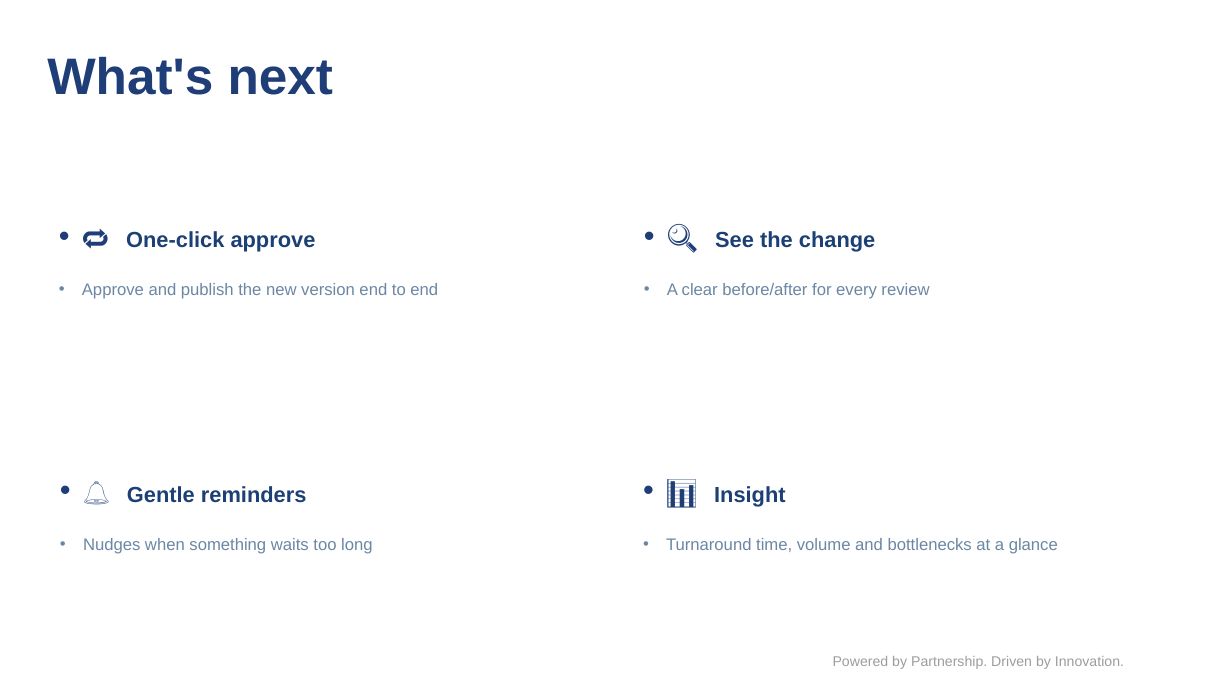
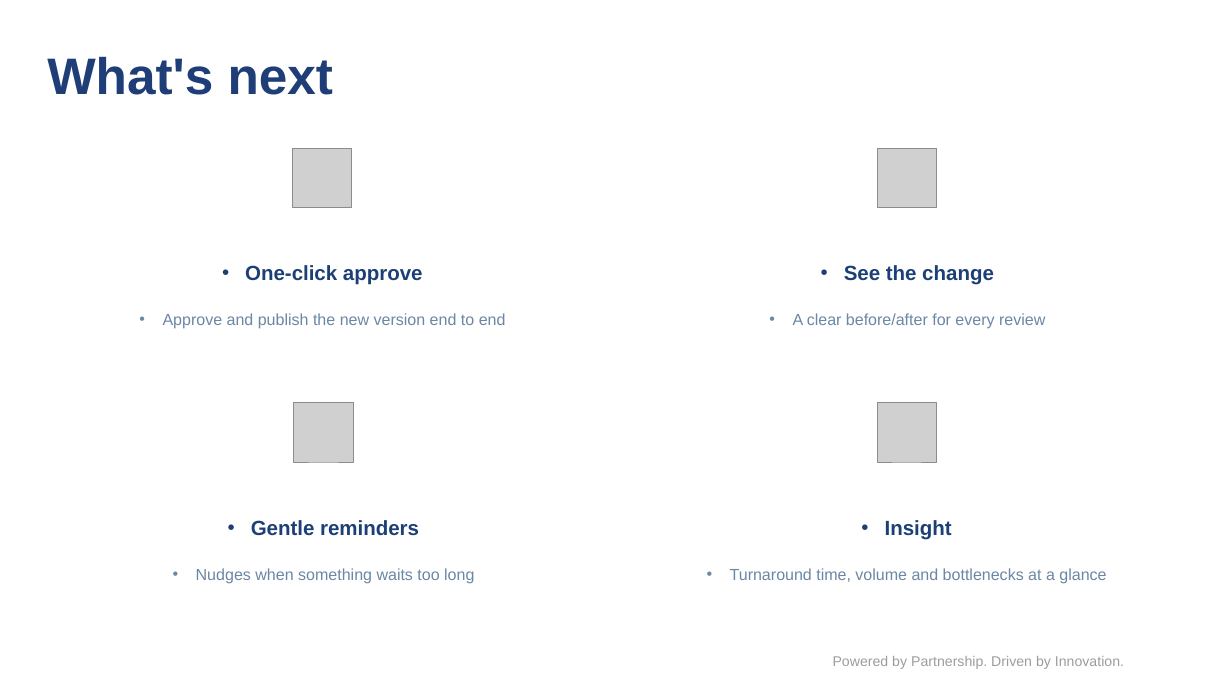
Before and after one commit to Biomar-digital/copmapny-timeline, a slide deck: slide 6 of BioMar_Policy_Library_2026.pptx. Drawn at 1232x693 pixels with LibreOffice and Linux fonts; fonts in the diff are those of the drawing; grey boxes stand for pictures; background and template pictures are left out. Boxes give left, top, right and bottom in pixels: in the first picture for what was removed or moved away, otherwise in the second. Text is boxed around its words. In the diff, an @@ line names an element or a change of style, - is before the commit and + after.

```diff
--- a/BioMar_Policy_Library_2026.pptx
+++ b/BioMar_Policy_Library_2026.pptx
@@ picture added at <box>293,148,352,207</box> @@
@@ picture added at <box>878,148,937,207</box> @@
@@ text at <box>245,265,423,285</box>: text changed; size 17 to 16 pt @@
-• 🔁 One-click approve
+• One-click approve
@@ text at <box>844,265,994,285</box>: text changed; size 17 to 16 pt @@
-• 🔍 See the change
+• See the change
@@ text at <box>163,313,506,329</box>: size 13 to 12.5 pt in "Approve and publish the new version end ..."; alignment left to centre @@
@@ text at <box>793,313,1045,329</box>: size 13 to 12.5 pt in "A clear before/after for every review"; alignment left to centre @@
@@ picture added at <box>294,403,353,462</box> @@
@@ picture added at <box>877,403,936,462</box> @@
@@ text at <box>251,520,419,536</box>: text changed; size 17 to 16 pt @@
-• 🔔 Gentle reminders
+• Gentle reminders
@@ text at <box>885,520,952,540</box>: text changed; size 17 to 16 pt @@
-• 📊 Insight
+• Insight
@@ text at <box>196,568,474,584</box>: size 13 to 12.5 pt in "Nudges when something waits too long"; alignment left to centre @@
@@ text at <box>730,568,1106,584</box>: size 13 to 12.5 pt in "Turnaround time, volume and bottlenecks at a ..."; alignment left to centre @@
```
Also in this commit, not shown: 4 other slides changed.
